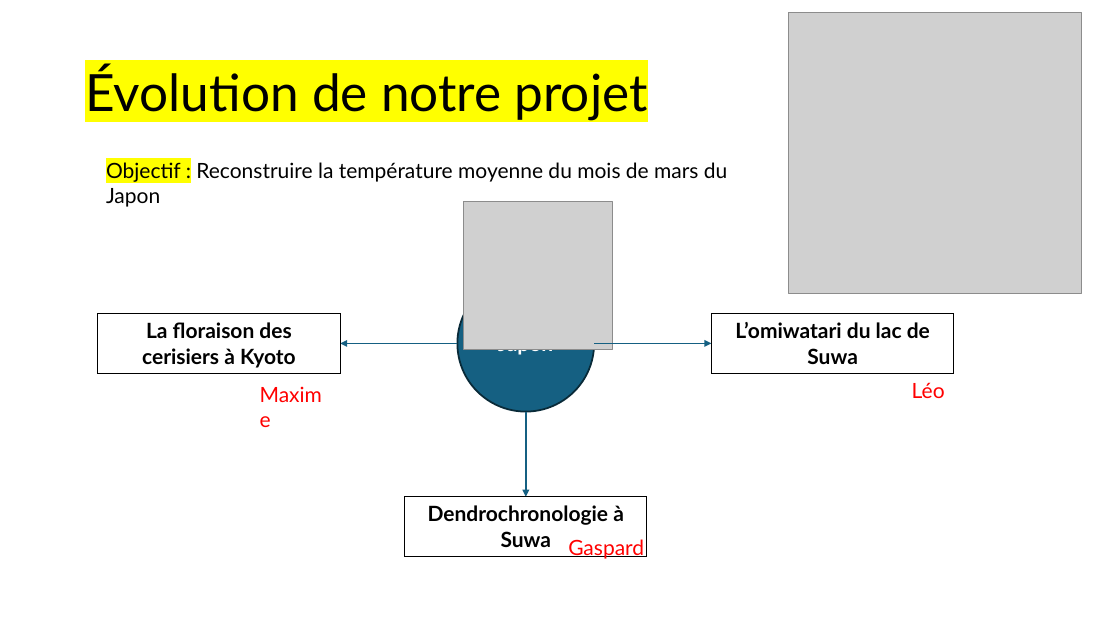
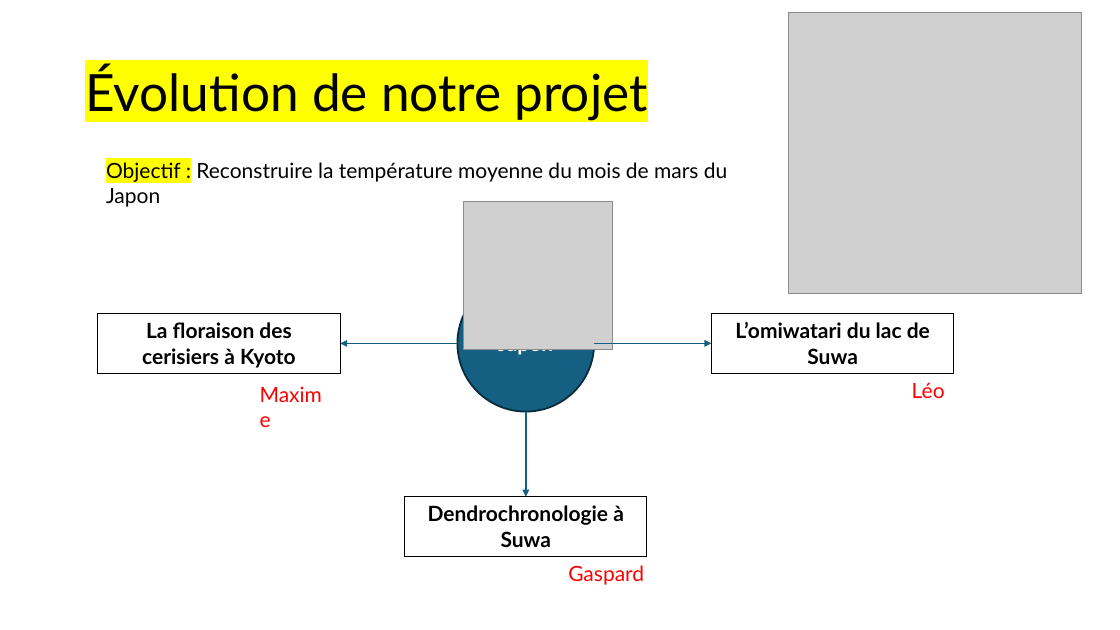
Before and after one commit to maxime-sfn/paleoclimat, a slide deck: slide 4 of PALEOCLIMATOLOGIE_presentation_DU_PROEJET.pptx. Drawn at 1120x630 pixels with LibreOffice and Linux fonts; fonts in the diff are those of the drawing; grey boxes stand for pictures. Boxes give left, top, right and bottom in pixels: in the first picture for what was removed or moved away, otherwise in the second. Text is boxed around its words. In the diff, an @@ line names an element or a change of style, - is before the commit and + after.

```diff
--- a/PALEOCLIMATOLOGIE_presentation_DU_PROEJET.pptx
+++ b/PALEOCLIMATOLOGIE_presentation_DU_PROEJET.pptx
@@ text "Gaspard" moved from (x1=568, y1=539, x2=644, y2=559) to (x1=568, y1=565, x2=644, y2=585) @@
```
Also in this commit, not shown: 1 other slide changed.
